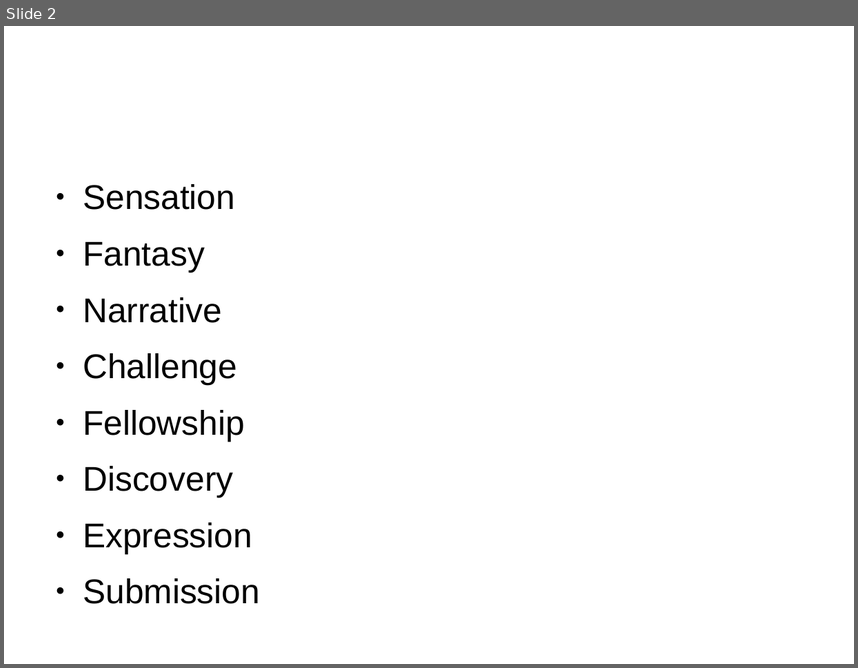
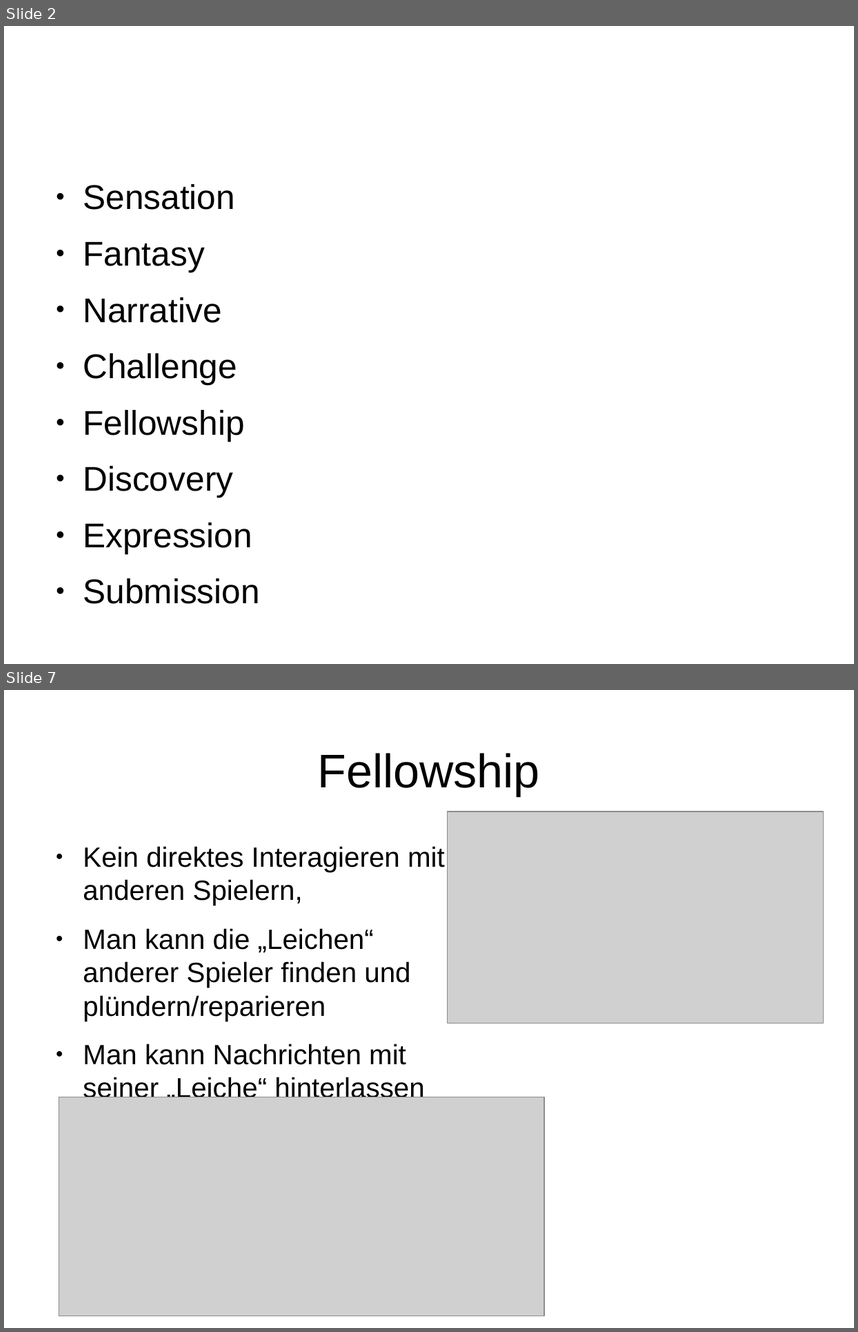
Before and after one commit to Aureumignis/UniStuff, a slide deck: WISE2020/EiDS/U2.odp. Shown one above the other, each under a label of ours: slide 2 before the commit, slides 2 and 7 after it; the slides between them are not shown. The pictures are 858x668 and 858x1332 pixels, drawn with LibreOffice and Linux fonts; fonts in the diff are those of the drawing; grey boxes stand for pictures. Boxes give left, top, right and bottom in pixels: in the first picture for what was removed or moved away, otherwise in the second. Text is boxed around its words. In the diff, an @@ line names an element or a change of style, - is before the commit and + after.

```diff
--- a/WISE2020/EiDS/U2.odp
+++ b/WISE2020/EiDS/U2.odp
@@ slide 7 added at (4, 690, 854, 1328), background #FFFFFF @@
@@ title added at (317, 753, 539, 796), 44 pt, text #000000 @@
+Fellowship
@@ picture added at (448, 811, 824, 1023) @@
@@ text added at (83, 846, 445, 1103), 26 pt, text #000000 @@
+● Kein direktes Interagieren mit anderen Spielern,
+● Man kann die „Leichen“ anderer Spieler finden und plündern/reparieren
+● Man kann Nachrichten mit seiner „Leiche“ hinterlassen
@@ picture added at (59, 1097, 545, 1316) @@
```
Also in this commit, not shown: 2 slides changed, 7 other slides added, 1 slide removed, 1 other file.
